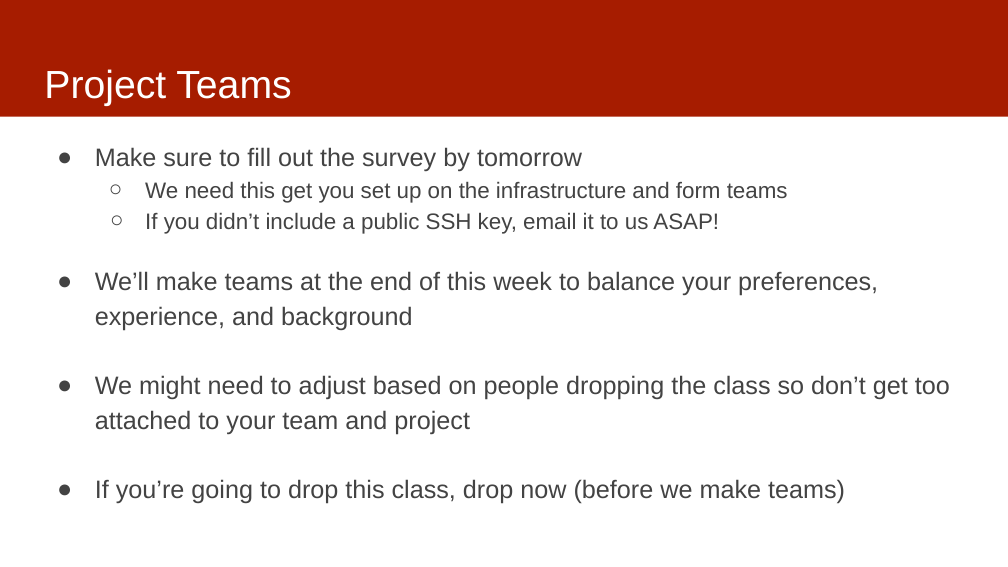
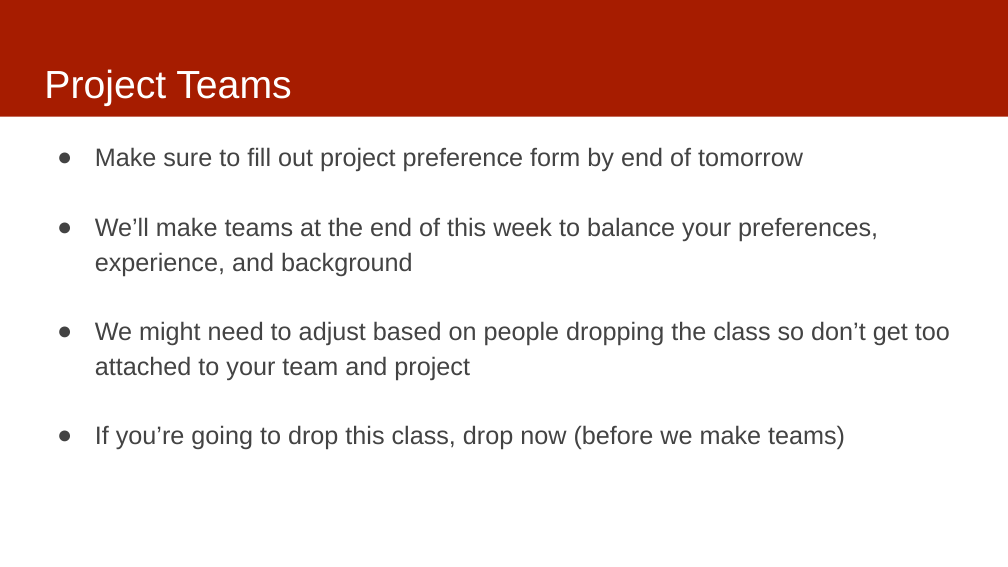
Before and after one commit to dssg/mlforpublicpolicylab, a slide deck: slide 13 of Lectures/01-ClassOverview.pptx (slide 11 before the commit). Drawn at 1008x567 pixels with LibreOffice and Linux fonts; fonts in the diff are those of the drawing. Boxes give left, top, right and bottom in pixels: in the first picture for what was removed or moved away, otherwise in the second. Text is boxed around its words. In the diff, an @@ line names an element or a change of style, - is before the commit and + after.

```diff
--- a/Lectures/01-ClassOverview.pptx
+++ b/Lectures/01-ClassOverview.pptx
@@ text at (95, 147, 803, 172): text changed; size 16 to 18 pt @@
-● Make sure to fill out the survey by tomorrow
-  ○ We need this get you set up on the infrastructure and form teams
-  ○ If you didn’t include a public SSH key, email it to us ASAP!
+● Make sure to fill out project preference form by end of tomorrow
```
Also in this commit, not shown: 4 other slides changed.
